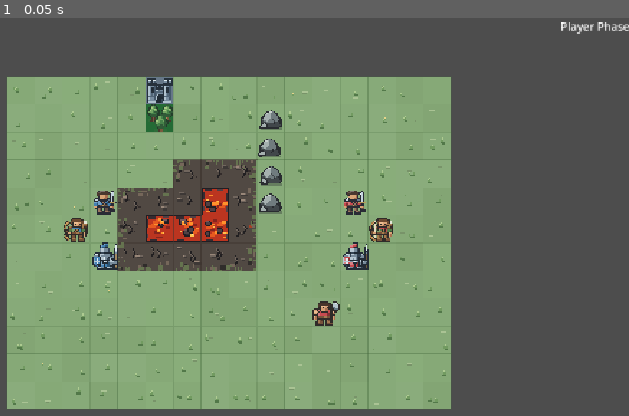
Above: before the commit, frame 1.
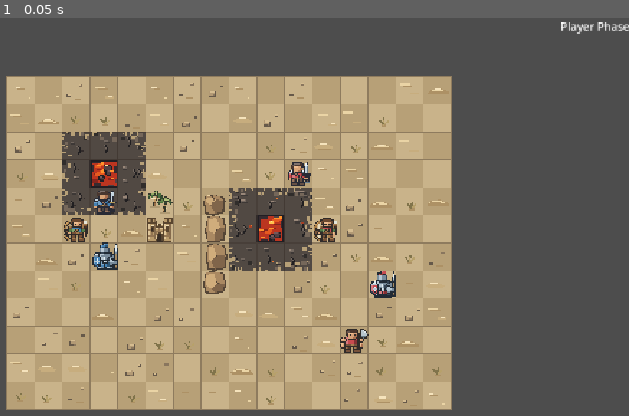
Above: after the commit, the same moment.

Repository: Maxington20/new-game-project
Game: Godot game, scene res://tests/test_encounter_selection.tscn
Two runs of this game, one before a commit and one after it. Both use one fixed random seed, a clock stepped at 60 frames per second and the inputs below. The project has no main scene, so this scene is started directly.
Inputs:
- Up to frame 1 (0.05 s): no input

The runs differ from the first frame. In frame 1, 58% of the frame differs, in the area x 0-72%, y 14-99%.

Commit message:
improving impassable rock formations

Diff:
--- a/scenes/grid.gd
+++ b/scenes/grid.gd
@@ -105,8 +105,7 @@
 			# Draw the terrain background.
 			draw_rect(rect, color)
 
-			if blocked_cells.has(cell):
-				draw_blocked_rock(cell, rect.position)
+
 
 			# --------------------------------------------------
 			# TERRAIN DECORATIONS
@@ -227,6 +226,19 @@
 					cell,
 					Vector2(cell * CELL_SIZE)
 				)
+	# Draw blocked terrain after the ground and scorched transitions.
+	# Connected groups will eventually be rendered as one formation.
+	var rock_groups: Array[Array] = get_connected_rock_groups()
+
+	for group in rock_groups:
+		if group.size() == 1:
+			var cell: Vector2i = group[0]
+			draw_blocked_rock(
+				cell,
+				Vector2(cell * CELL_SIZE)
+			)
+		else:
+			draw_connected_rock_group(group)
 
 
 func draw_forest_tile(tile_position: Vector2) -> void:
@@ -2486,3 +2498,219 @@
 			Rect2(p + Vector2(5, 23), Vector2(4, 1)),
 			Color("#f5fafc")
 		)
+
+
+
+func get_blocked_neighbors(cell: Vector2i) -> Dictionary:
+	return {
+		"up": blocked_cells.has(cell + Vector2i.UP),
+		"down": blocked_cells.has(cell + Vector2i.DOWN),
+		"left": blocked_cells.has(cell + Vector2i.LEFT),
+		"right": blocked_cells.has(cell + Vector2i.RIGHT)
+	}
+
+
+
+func get_connected_rock_groups() -> Array[Array]:
+	var groups: Array[Array] = []
+	var visited: Dictionary = {}
+
+	for start_cell in blocked_cells:
+		if visited.has(start_cell):
+			continue
+
+		var group: Array[Vector2i] = []
+		var pending: Array[Vector2i] = [start_cell]
+
+		visited[start_cell] = true
+
+		while not pending.is_empty():
+			var current: Vector2i = pending.pop_back()
+			group.append(current)
+
+			for direction in DIRECTIONS:
+				var neighbor: Vector2i = current + direction
+
+				if not blocked_cells.has(neighbor):
+					continue
+
+				if visited.has(neighbor):
+					continue
+
+				visited[neighbor] = true
+				pending.append(neighbor)
+
+		groups.append(group)
+
+	return groups
+
+
+func get_rock_group_bounds(group: Array[Vector2i]) -> Rect2i:
+	if group.is_empty():
+		return Rect2i()
+
+	var min_x: int = group[0].x
+	var min_y: int = group[0].y
+	var max_x: int = group[0].x
+	var max_y: int = group[0].y
+
+	for cell in group:
+		min_x = mini(min_x, cell.x)
+		min_y = mini(min_y, cell.y)
+		max_x = maxi(max_x, cell.x)
+		max_y = maxi(max_y, cell.y)
+
+	return Rect2i(
+		min_x * CELL_SIZE,
+		min_y * CELL_SIZE,
+		(max_x - min_x + 1) * CELL_SIZE,
+		(max_y - min_y + 1) * CELL_SIZE
+	)
+
+
+func draw_connected_rock_group(group: Array[Vector2i]) -> void:
+	if group.size() < 2:
+		return
+
+	var outline := Color("#292c30")
+	var shadow := Color("#41474a")
+	var midtone := Color("#707b7e")
+	var light := Color("#a5b0af")
+	var highlight := Color("#c9d0cd")
+
+	match biome:
+		Biome.DESERT:
+			outline = Color("#544536")
+			shadow = Color("#80654a")
+			midtone = Color("#aa8962")
+			light = Color("#d0ad7c")
+			highlight = Color("#ead0a1")
+
+		Biome.SNOW:
+			outline = Color("#394a55")
+			shadow = Color("#637b88")
+			midtone = Color("#91a9b6")
+			light = Color("#c3d5dc")
+			highlight = Color("#eef6f8")
+
+	var group_lookup: Dictionary = {}
+
+	for cell in group:
+		group_lookup[cell] = true
+
+	# Each blocked cell contributes a section of rock.
+	# Shared edges have no outer outline, making one continuous mass.
+	for cell in group:
+		var p := Vector2(cell * CELL_SIZE)
+
+		var up: bool = group_lookup.has(cell + Vector2i.UP)
+		var down: bool = group_lookup.has(cell + Vector2i.DOWN)
+		var left: bool = group_lookup.has(cell + Vector2i.LEFT)
+		var right: bool = group_lookup.has(cell + Vector2i.RIGHT)
+
+		var seed_value: int = (
+			(cell.x * 73856093) ^ (cell.y * 19349663)
+		) & 0x7fffffff
+
+		var rng := RandomNumberGenerator.new()
+		rng.seed = seed_value
+
+		# Wider, irregular silhouette.
+		# Connected sides extend to tile boundaries.
+		var top_y: float = 0.0 if up else float(rng.randi_range(5, 9))
+		var bottom_y: float = 32.0 if down else float(rng.randi_range(25, 29))
+		var left_x: float = 0.0 if left else float(rng.randi_range(2, 5))
+		var right_x: float = 32.0 if right else float(rng.randi_range(27, 30))
+
+		# Main outer silhouette.
+		draw_colored_polygon(
+			PackedVector2Array([
+				p + Vector2(left_x + 3, top_y + 2),
+				p + Vector2(13, top_y),
+				p + Vector2(right_x - 3, top_y + 3),
+				p + Vector2(right_x, 15),
+				p + Vector2(right_x - 2, bottom_y - 3),
+				p + Vector2(17, bottom_y),
+				p + Vector2(left_x + 3, bottom_y - 1),
+				p + Vector2(left_x, 18)
+			]),
+			outline
+		)
+
+		# Main stone body.
+		draw_colored_polygon(
+			PackedVector2Array([
+				p + Vector2(left_x + 3, top_y + 3),
+				p + Vector2(16, top_y + 1),
+				p + Vector2(right_x - 4, top_y + 4),
+				p + Vector2(right_x - 2, 15),
+				p + Vector2(right_x - 4, bottom_y - 4),
+				p + Vector2(16, bottom_y - 2),
+				p + Vector2(left_x + 4, bottom_y - 3),
+				p + Vector2(left_x + 2, 17)
+			]),
+			midtone
+		)
+
+		# Broad illuminated facet.
+		var facet_offset: int = rng.randi_range(-3, 3)
+
+		draw_colored_polygon(
+			PackedVector2Array([
+				p + Vector2(left_x + 4, top_y + 5),
+				p + Vector2(14 + facet_offset, top_y + 3),
+				p + Vector2(19 + facet_offset, 14),
+				p + Vector2(12 + facet_offset, 21),
+				p + Vector2(left_x + 4, 17)
+			]),
+			light
+		)
+
+		# Dark lower-right stone face.
+		draw_colored_polygon(
+			PackedVector2Array([
+				p + Vector2(19 + facet_offset, 14),
+				p + Vector2(right_x - 2, 15),
+				p + Vector2(right_x - 4, bottom_y - 4),
+				p + Vector2(16, bottom_y - 2),
+				p + Vector2(12 + facet_offset, 21)
+			]),
+			shadow
+		)
+
+		# Angular cracks with deterministic variation.
+		var crack_x: int = rng.randi_range(11, 20)
+		var crack_y: int = rng.randi_range(10, 17)
+
+		draw_line(
+			p + Vector2(crack_x, crack_y),
+			p + Vector2(crack_x + 3, crack_y + 4),
+			outline,
+			1.0
+		)
+
+		draw_line(
+			p + Vector2(crack_x + 3, crack_y + 4),
+			p + Vector2(crack_x + 1, crack_y + 8),
+			shadow,
+			1.0
+		)
+
+		# Highlights only on exposed upper edges.
+		if not up:
+			draw_line(
+				p + Vector2(left_x + 5, top_y + 2),
+				p + Vector2(13, top_y),
+				highlight,
+				1.0
+			)
+
+		# Snow accumulation on exposed upper surfaces.
+		if biome == Biome.SNOW and not up:
+			draw_rect(
+				Rect2(
+					p + Vector2(left_x + 5, top_y),
+					Vector2(12, 2)
+				),
+				Color("#f5fafc")
+			)
--- a/tests/test_encounter_selection.gd
+++ b/tests/test_encounter_selection.gd
@@ -4,7 +4,7 @@
 
 func _ready() -> void:
 	var run := RunState.new()
-	run.current_encounter = 1
+	run.current_encounter = 2
 
 	var roster: CharacterRoster = load(
 		"res://resources/rosters/default_roster.tres"
